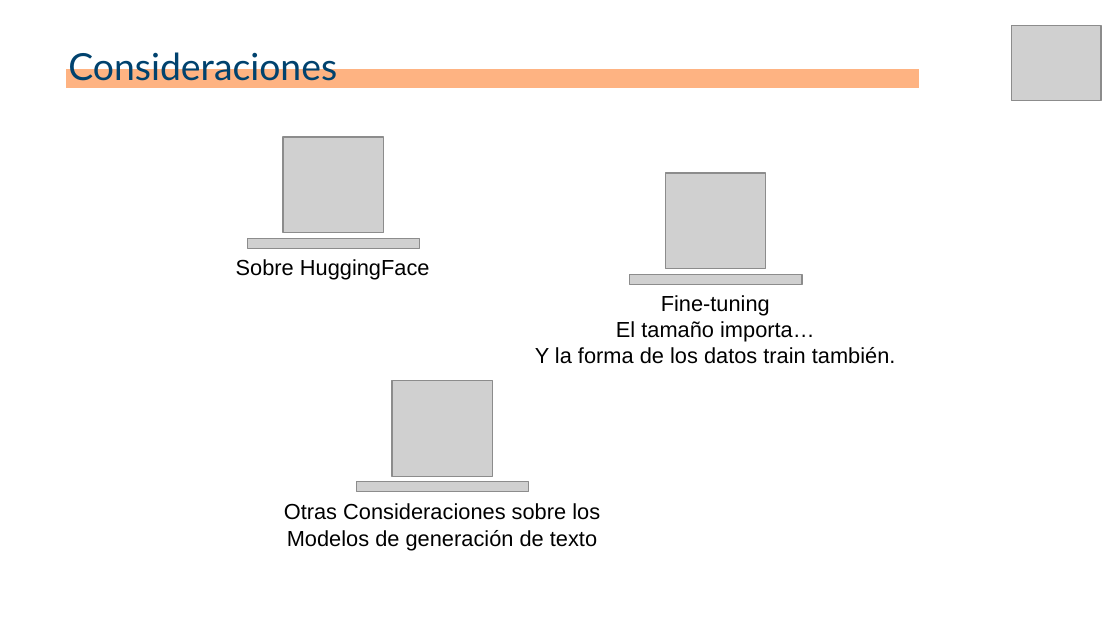
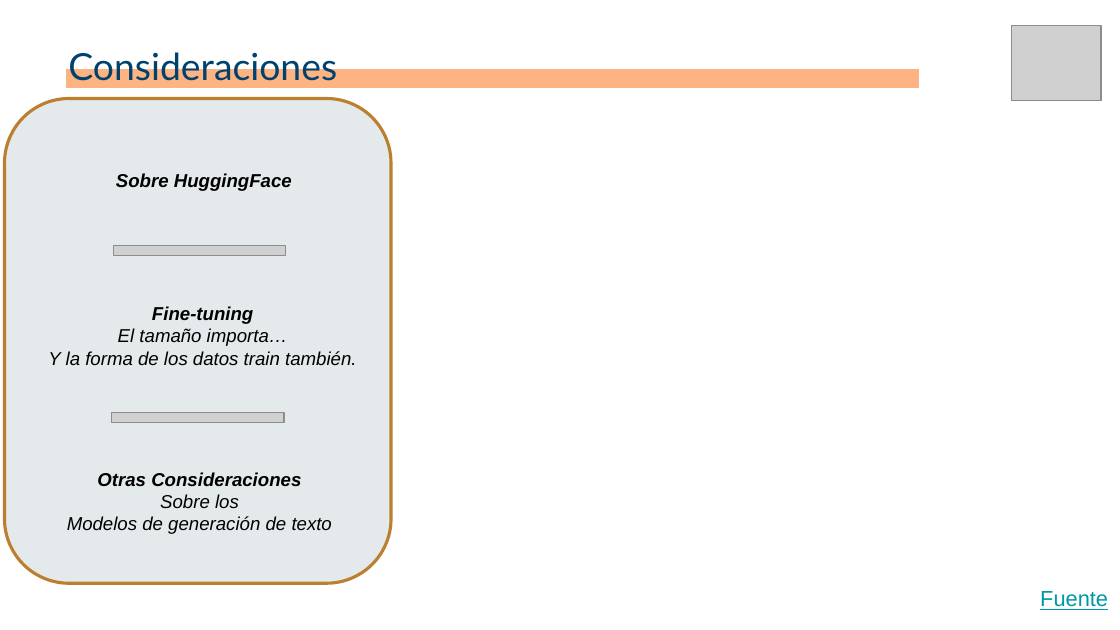
Before and after one commit to josuemzx/Chatbot-para-refugiados, a slide deck: slide 15 of doc/Template_ppt_sesion_Chatbot_para_refugiados.pptx. Drawn at 1120x630 pixels with LibreOffice and Linux fonts; fonts in the diff are those of the drawing; grey boxes stand for pictures; background and template pictures are left out. Boxes give left, top, right and bottom in pixels: in the first picture for what was removed or moved away, otherwise in the second. Text is boxed around its words. In the diff, an @@ line names an element or a change of style, - is before the commit and + after.

```diff
--- a/doc/Template_ppt_sesion_Chatbot_para_refugiados.pptx
+++ b/doc/Template_ppt_sesion_Chatbot_para_refugiados.pptx
@@ rounded rectangle added at bbox=[4, 99, 391, 584], fill #E4E9EB, outline #BD7F2F 2 pt @@
@@ picture removed at bbox=[283, 137, 384, 232] @@
@@ text "Sobre HuggingFace": place and size @@
-text "Sobre HuggingFace" at bbox=[236, 259, 430, 280]
+text "Sobre HuggingFace" at bbox=[116, 173, 292, 191]
@@ text "Sobre HuggingFace" at bbox=[116, 173, 292, 191]: size 14 to 12 pt, bold on, italic on @@
@@ picture removed at bbox=[665, 174, 766, 269] @@
@@ picture: place and size @@
-picture at bbox=[248, 239, 420, 249]
+picture at bbox=[113, 245, 286, 255]
@@ text "Fine-tuning": place and size @@
-text "Fine-tuning" at bbox=[535, 295, 896, 364]
+text "Fine-tuning" at bbox=[48, 306, 356, 366]
@@ text "Fine-tuning" at bbox=[48, 306, 356, 366]: size 14 to 12 pt, italic on; bold on in "Fine-tuning" @@
@@ picture removed at bbox=[629, 274, 802, 284] @@
@@ picture removed at bbox=[392, 381, 493, 476] @@
@@ picture: place and size @@
-picture at bbox=[356, 482, 529, 492]
+picture at bbox=[111, 412, 283, 422]
@@ text "Otras Consideraciones": place and size @@
-text "Otras Consideraciones" at bbox=[284, 503, 600, 550]
+text "Otras Consideraciones" at bbox=[67, 472, 332, 534]
@@ text at bbox=[97, 472, 301, 509]: text changed; size 14 to 12 pt; bold on; italic on @@
-Otras Consideraciones sobre los
+Otras Consideraciones
+Sobre los
@@ text at bbox=[67, 516, 332, 534]: size 14 to 12 pt, italic on in "Modelos de generación de texto" @@
@@ text added at bbox=[1040, 591, 1108, 610], 14 pt, text #0097A7, underline @@
+Fuente
```
Also in this commit, not shown: 2 other slides changed.
